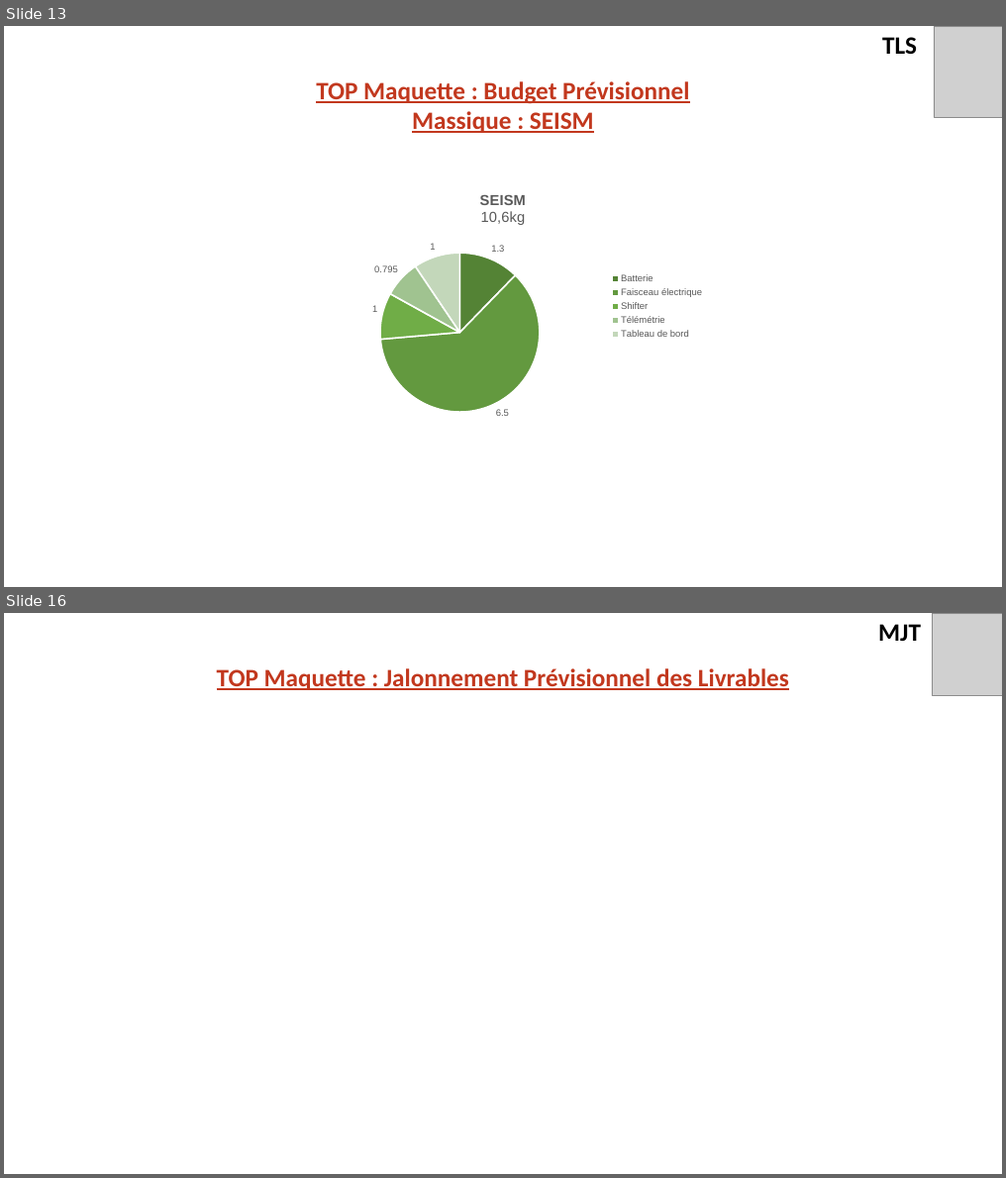
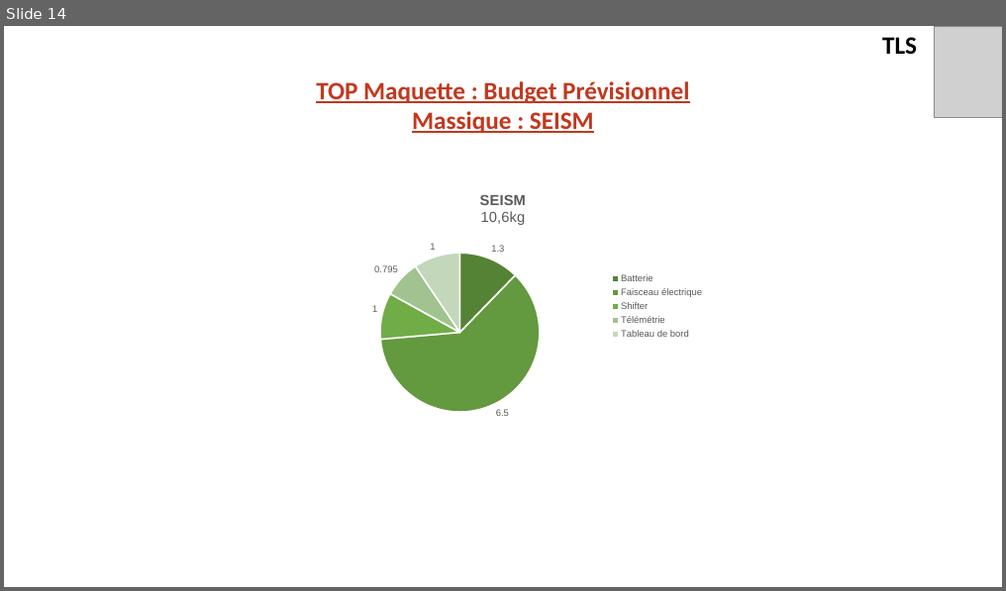
Before and after one commit to EOSCogniton/STUF-2020, a slide deck: AB_TOPs/02_Top_Maquette/Top_Maquette_V2.0.pptx. Shown one above the other, each under a label of ours: slides 13 and 16 before the commit, slide 14 after it; the slides between them are not shown. The pictures are 1006x1178 and 1006x591 pixels, drawn with LibreOffice and Linux fonts; fonts in the diff are those of the drawing; grey boxes stand for pictures; background and template pictures are left out. Boxes give left, top, right and bottom in pixels: in the first picture for what was removed or moved away, otherwise in the second. Text is boxed around its words. In the diff, an @@ line names an element or a change of style, - is before the commit and + after.

```diff
--- a/AB_TOPs/02_Top_Maquette/Top_Maquette_V2.0.pptx
+++ b/AB_TOPs/02_Top_Maquette/Top_Maquette_V2.0.pptx
@@ slide 16 removed at (x1=4, y1=613, x2=1002, y2=1174), background picture (left out) @@
@@ text removed at (x1=878, y1=624, x2=921, y2=641) @@
-MJT
@@ picture removed at (x1=933, y1=613, x2=1002, y2=695) @@
@@ text removed at (x1=217, y1=668, x2=789, y2=690) @@
-TOP Maquette : Jalonnement Prévisionnel des Livrables
@@ what was slide 13 is now slide 14 @@
```
Also in this commit, not shown: 5 slides changed.
